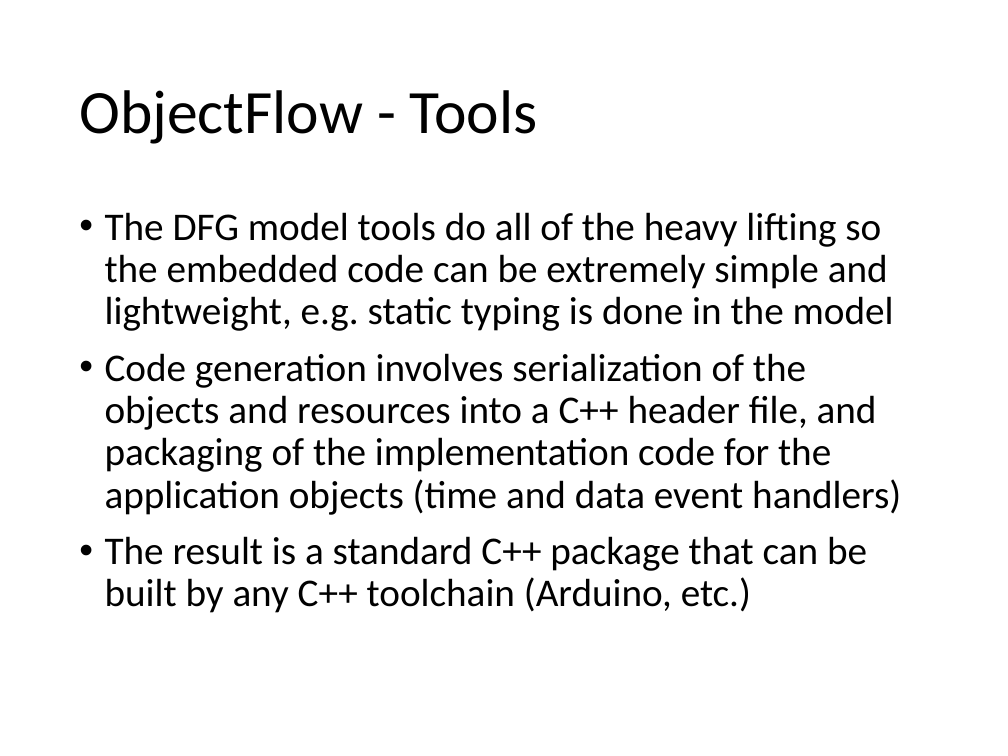
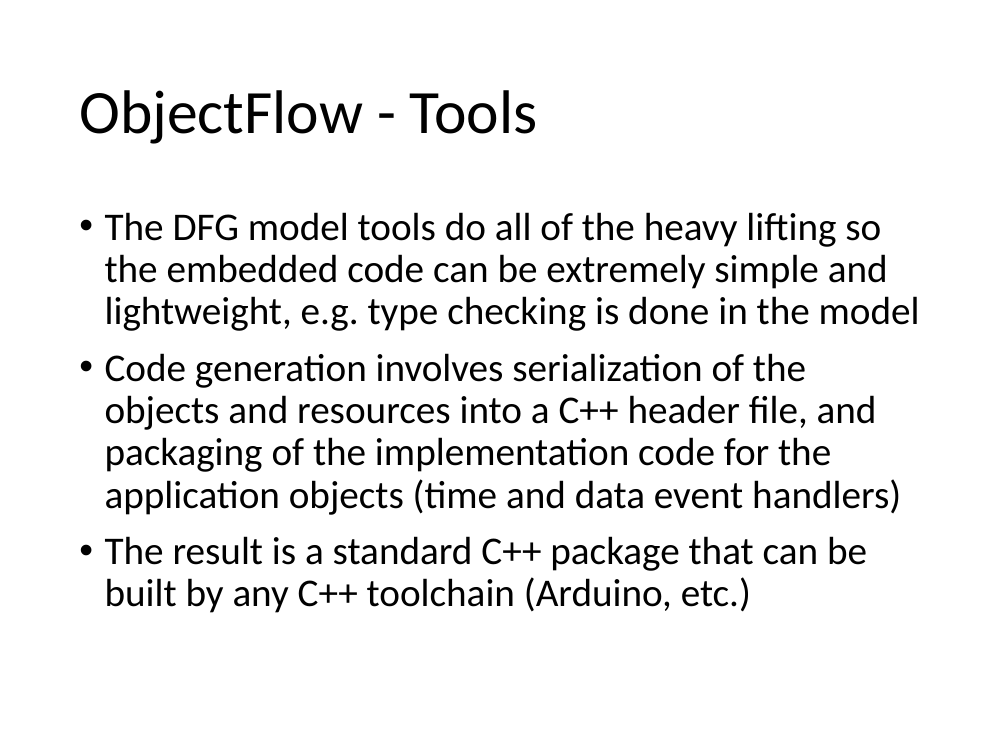
Before and after one commit to mjkoster/ObjectFlow, a slide deck: slide 7 of Documents/ObjectFlow.pptx. Drawn at 1008x756 pixels with LibreOffice and Linux fonts; fonts in the diff are those of the drawing. Boxes give left, top, right and bottom in pixels: in the first picture for what was removed or moved away, otherwise in the second. Text is boxed around its words. In the diff, an @@ line names an element or a change of style, - is before the commit and + after.

```diff
--- a/Documents/ObjectFlow.pptx
+++ b/Documents/ObjectFlow.pptx
@@ text at (x1=105, y1=212, x2=920, y2=331): text changed @@
-• The DFG model tools do all of the heavy lifting so the embedded code can be extremely simple and lightweight, e.g. static typing is done in the model
+• The DFG model tools do all of the heavy lifting so the embedded code can be extremely simple and lightweight, e.g. type checking is done in the model
```
Also in this commit, not shown: 1 other slide changed, 5 other files.
